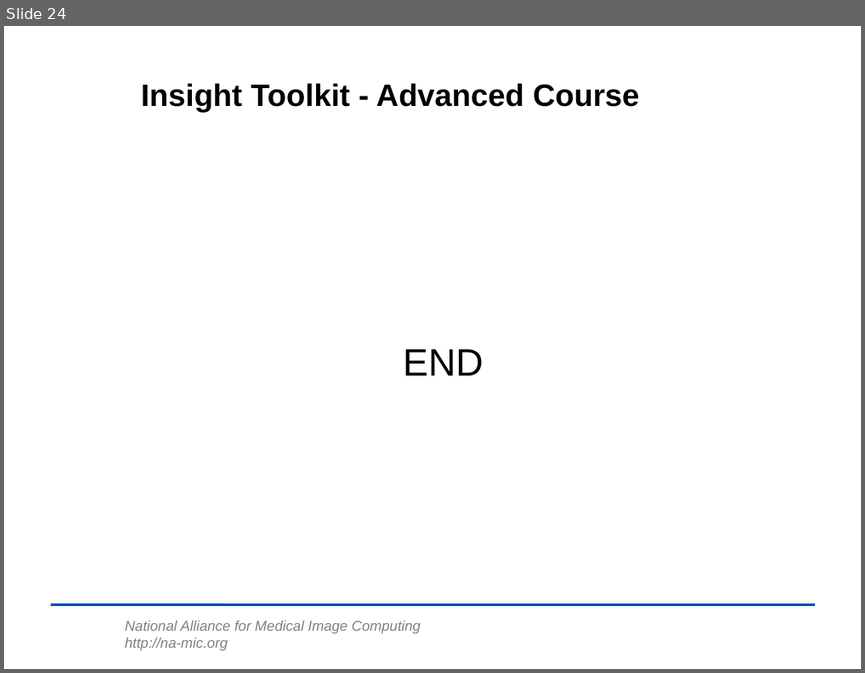
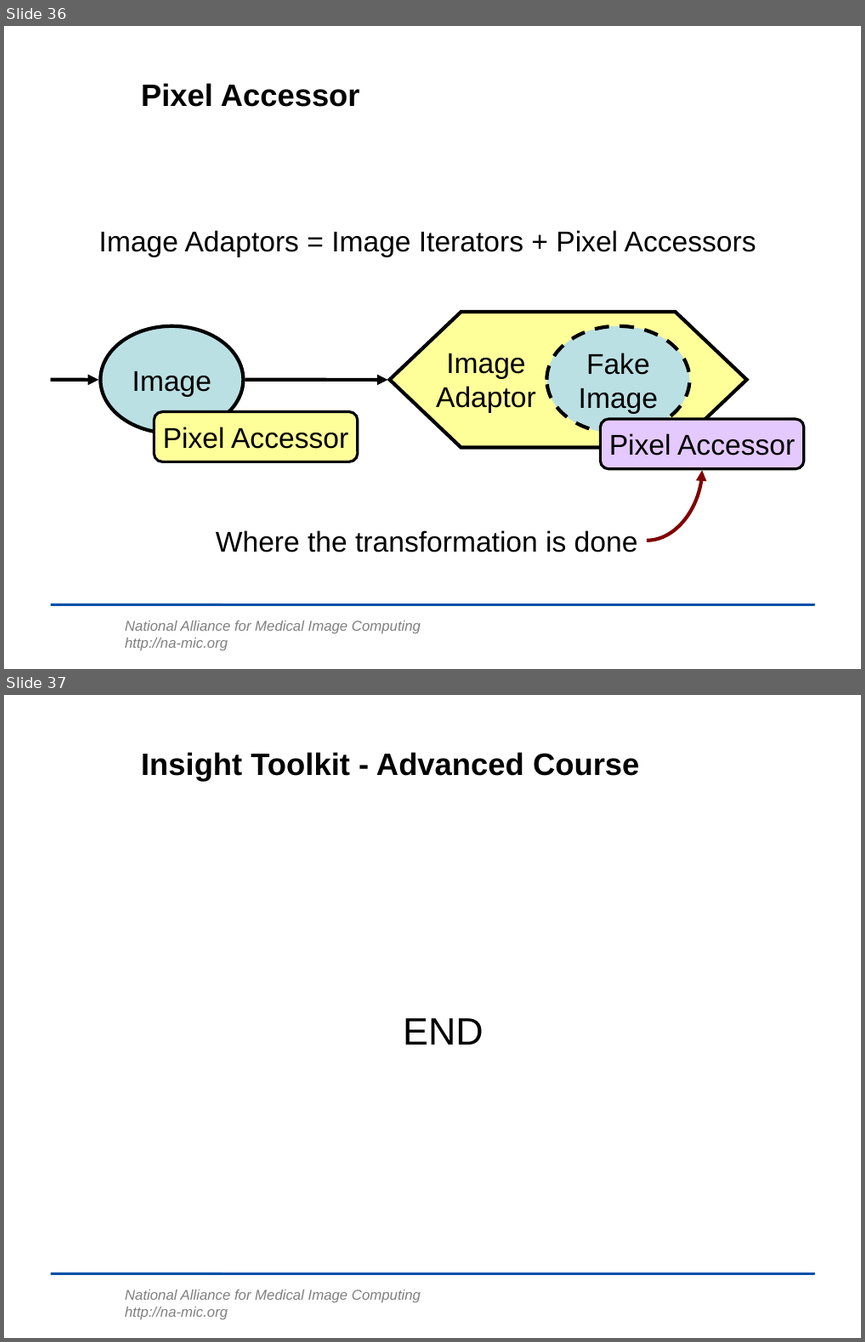
Before and after one commit to lheckemann/namic-sandbox, a slide deck: ITKAdvancedCourse/doc/presentations/Insight-DesignPatterns.ppt. Shown one above the other, each under a label of ours: slide 24 before the commit, slides 36 and 37 after it. The pictures are 865x673 and 865x1342 pixels, drawn with LibreOffice and Linux fonts; fonts in the diff are those of the drawing; background and template pictures are left out. Boxes give left, top, right and bottom in pixels: in the first picture for what was removed or moved away, otherwise in the second. Text is boxed around its words. In the diff, an @@ line names an element or a change of style, - is before the commit and + after.

Commit message:
ENH: Iterators added. Starting to add ImageAdaptors.

```diff
--- a/ITKAdvancedCourse/doc/presentations/Insight-DesignPatterns.ppt
+++ b/ITKAdvancedCourse/doc/presentations/Insight-DesignPatterns.ppt
@@ slide 36 added at [4,26,861,669], background #FFFFFF; not listed: 2 template elements that a slide beside it also shows @@
@@ title added at [141,83,360,107], 26 pt, text #000000, bold @@
+Pixel Accessor
@@ text added at [99,230,756,257], 24 pt, text #000000 @@
+Image Adaptors = Image Iterators + Pixel Accessors
@@ ellipse added at [101,326,244,433], fill #BBE0E3, outline #000000 3 pt, 24 pt, text #000000 @@
+Image
@@ flow chart preparation added at [390,312,747,447], fill #FFFF99, outline #000000 3 pt @@
@@ ellipse added at [546,326,689,433], fill #BBE0E3, outline #000000 3 pt dashed, 24 pt, text #000000 @@
+Fake
+Image
@@ text added at [436,353,536,413], 24 pt, text #000000 @@
+Image
+Adaptor
@@ arrow added from (50, 379) to (98, 380), #000000 3 pt @@
@@ arrow added from (245, 379) to (388, 380), #000000 3 pt @@
@@ rounded rectangle added at [154,412,358,461], fill #FFFF99, outline #000000 2.24 pt, 24 pt, text #000000 @@
+Pixel Accessor
@@ rounded rectangle added at [601,419,804,468], fill #E4C9FF, outline #000000 2.24 pt, 24 pt, text #000000 @@
+Pixel Accessor
@@ curved arrow added from (647, 540) to (703, 470), #800000 3 pt @@
@@ text added at [216,530,638,552], 24 pt, text #000000 @@
+Where the transformation is done
@@ what was slide 24 is now slide 37 @@
```
Also in this commit, not shown: 12 other slides added.
